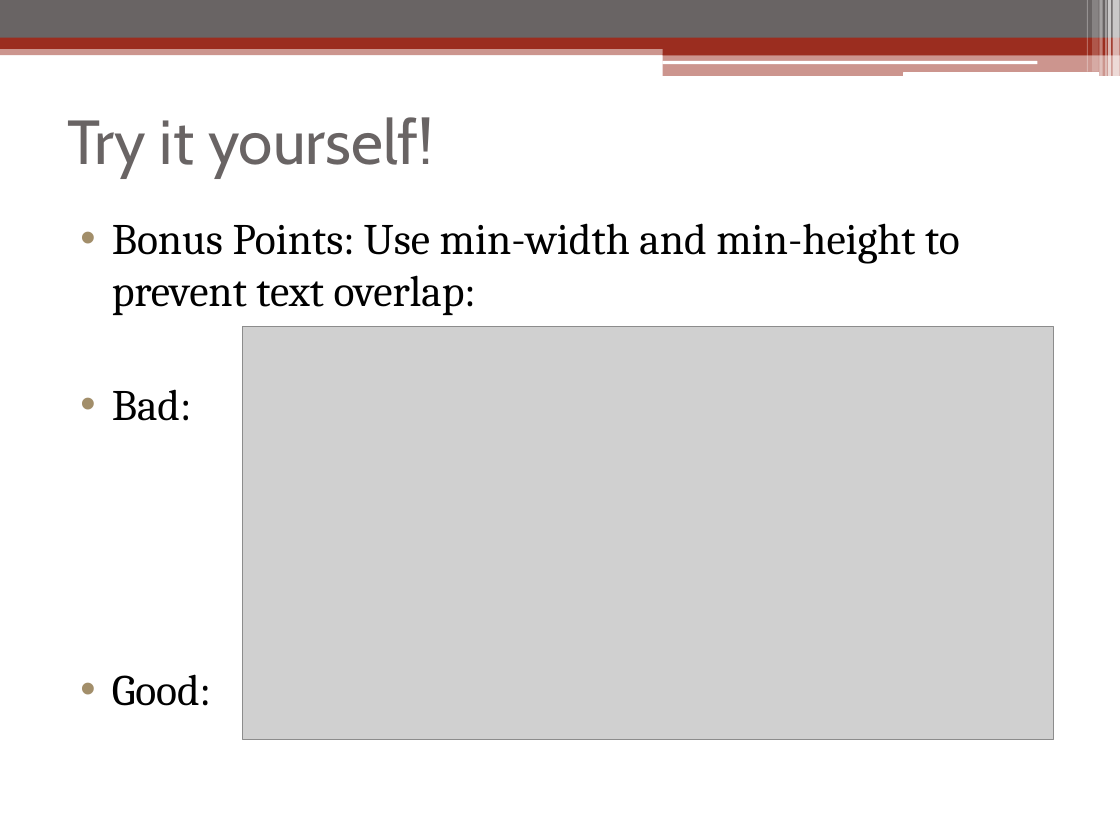
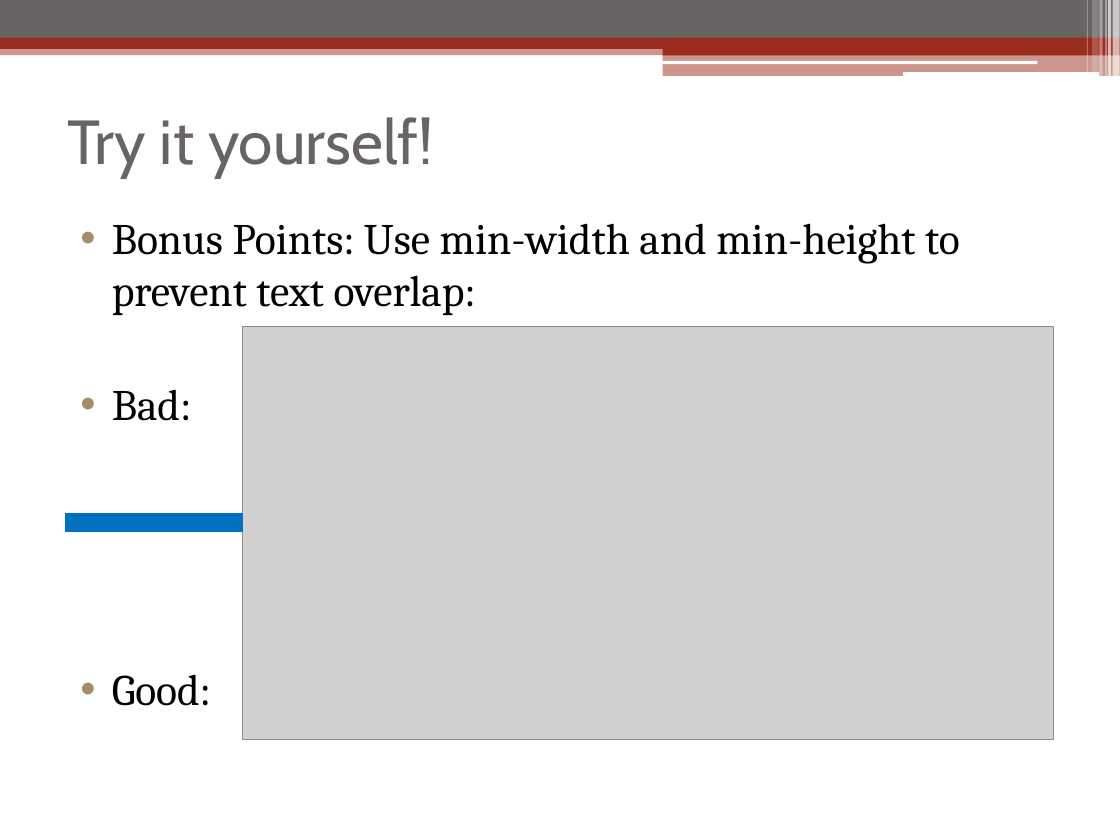
Before and after one commit to linuxbo/WriteDigTech, a slide deck: slide 9 of Workshop/Workshop_Sarah_Murto.pptx. Drawn at 1120x840 pixels with LibreOffice and Linux fonts; fonts in the diff are those of the drawing; grey boxes stand for pictures. Boxes give left, top, right and bottom in pixels: in the first picture for what was removed or moved away, otherwise in the second. Text is boxed around its words. In the diff, an @@ line names an element or a change of style, - is before the commit and + after.

```diff
--- a/Workshop/Workshop_Sarah_Murto.pptx
+++ b/Workshop/Workshop_Sarah_Murto.pptx
@@ rectangle added at (x1=65, y1=513, x2=242, y2=532), fill #0070C0 @@
```
Also in this commit, not shown: 2 slides added.
